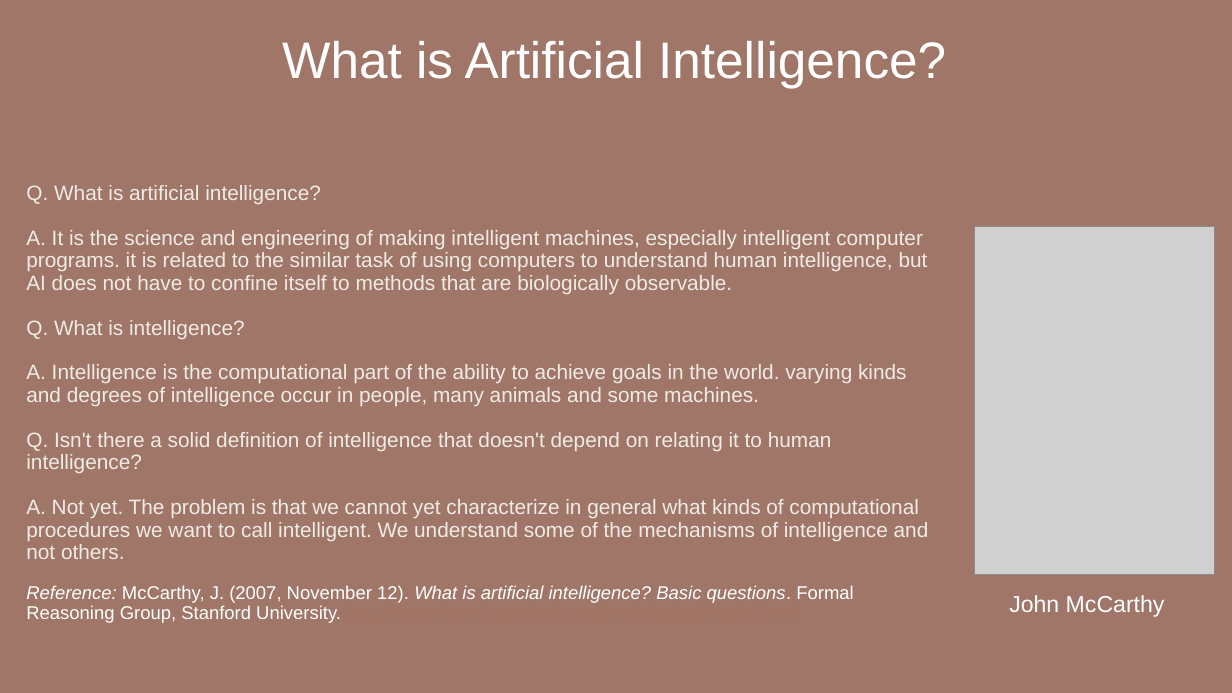
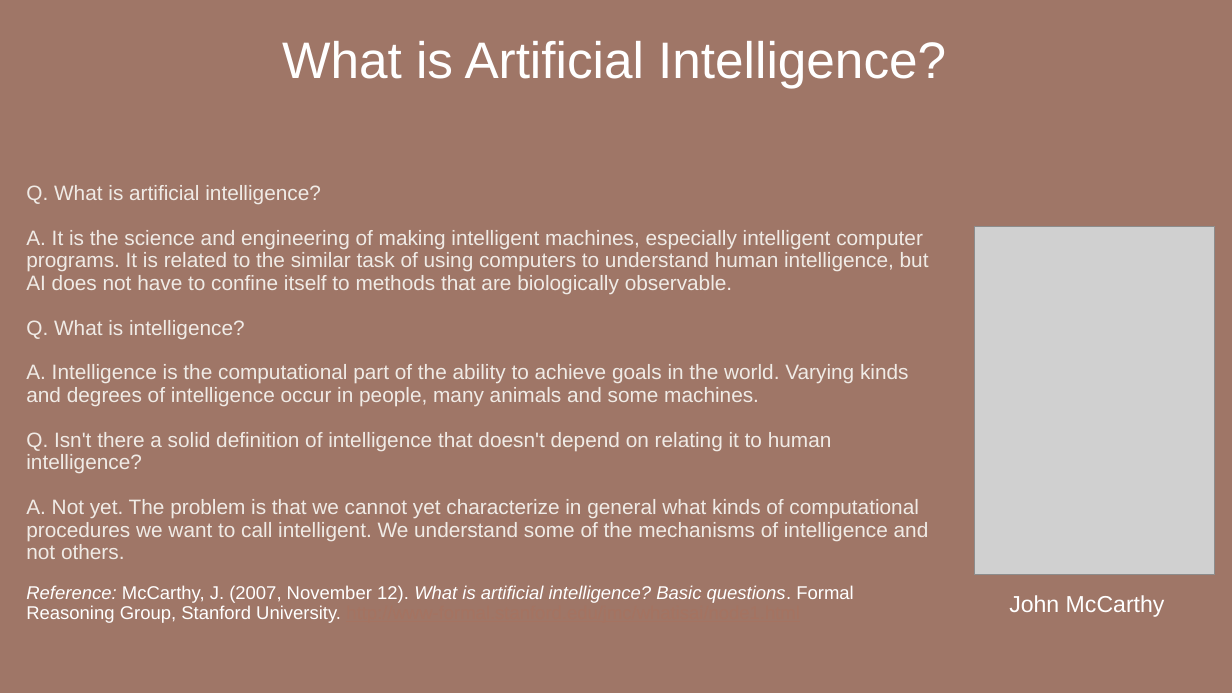
Before and after one commit to gregblast-bot/Csharp-AI-Training-Program, a slide deck: slide 2 of Slides/Artificial_Intelligence_Module0.pptx. Drawn at 1232x693 pixels with LibreOffice and Linux fonts; fonts in the diff are those of the drawing; grey boxes stand for pictures. Boxes give left, top, right and bottom in pixels: in the first picture for what was removed or moved away, otherwise in the second. Text is boxed around its words. In the diff, an @@ line names an element or a change of style, - is before the commit and + after.

```diff
--- a/Slides/Artificial_Intelligence_Module0.pptx
+++ b/Slides/Artificial_Intelligence_Module0.pptx
@@ title at <box>26,185,929,623</box>: text changed @@
-Q. What is artificial intelligence?
-A. It is the science and engineering of making intelligent machines, especially intelligent computer programs. it is related to the similar task of using computers to understand human intelligence, but AI does not have to confine itself to methods that are biologically observable.
-Q. What is intelligence?
-A. Intelligence is the computational part of the ability to achieve goals in the world. varying kinds and degrees of intelligence occur in people, many animals and some machines.
-Q. Isn't there a solid definition of intelligence that doesn't depend on relating it to human intelligence?
-A. Not yet. The problem is that we cannot yet characterize in general what kinds of computational procedures we want to call intelligent. We understand some of the mechanisms of intelligence and not others.
-Reference: McCarthy, J. (2007, November 12). What is artificial intelligence? Basic questions. Formal Reasoning Group, Stanford University. http://www-formal.stanford.edu/jmc/whatisai/node1.html
+Q. What is artificial intelligence?
+A. It is the science and engineering of making intelligent machines, especially intelligent computer programs. It is related to the similar task of using computers to understand human intelligence, but AI does not have to confine itself to methods that are biologically observable.
+Q. What is intelligence?
+A. Intelligence is the computational part of the ability to achieve goals in the world. Varying kinds and degrees of intelligence occur in people, many animals and some machines.
+Q. Isn't there a solid definition of intelligence that doesn't depend on relating it to human intelligence?
+A. Not yet. The problem is that we cannot yet characterize in general what kinds of computational procedures we want to call intelligent. We understand some of the mechanisms of intelligence and not others.
+Reference: McCarthy, J. (2007, November 12). What is artificial intelligence? Basic questions. Formal Reasoning Group, Stanford University. http://www-formal.stanford.edu/jmc/whatisai/node1.html
```
Also in this commit, not shown: 1 other slide changed.
